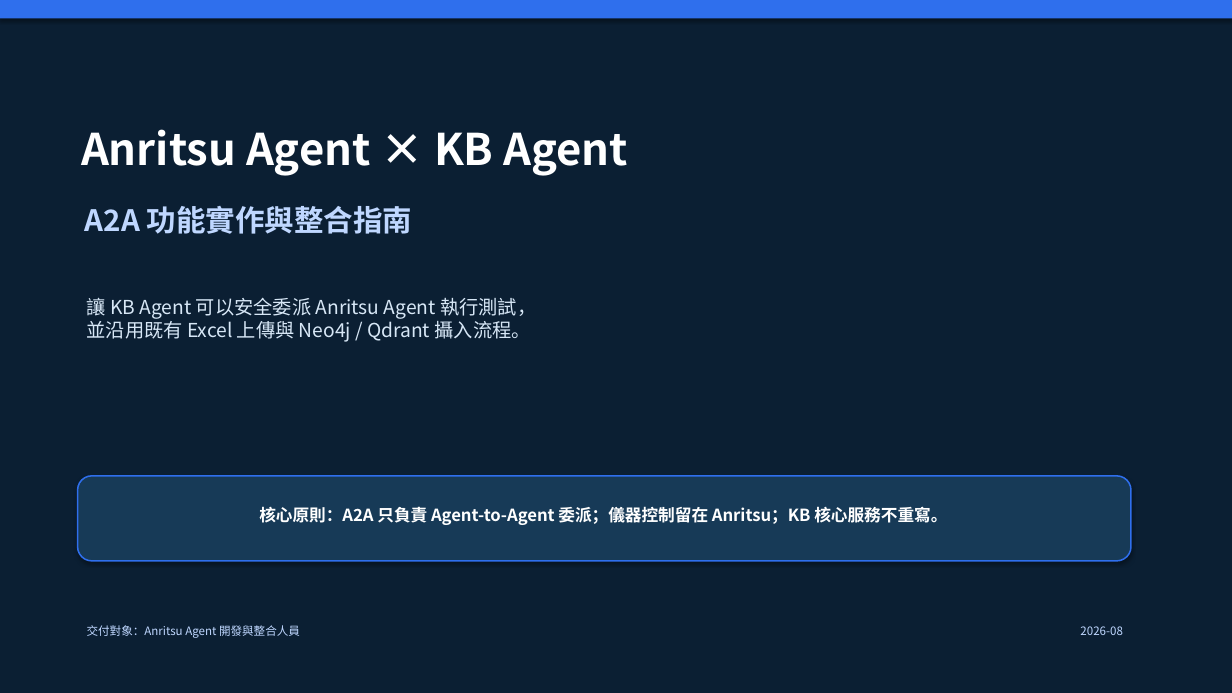
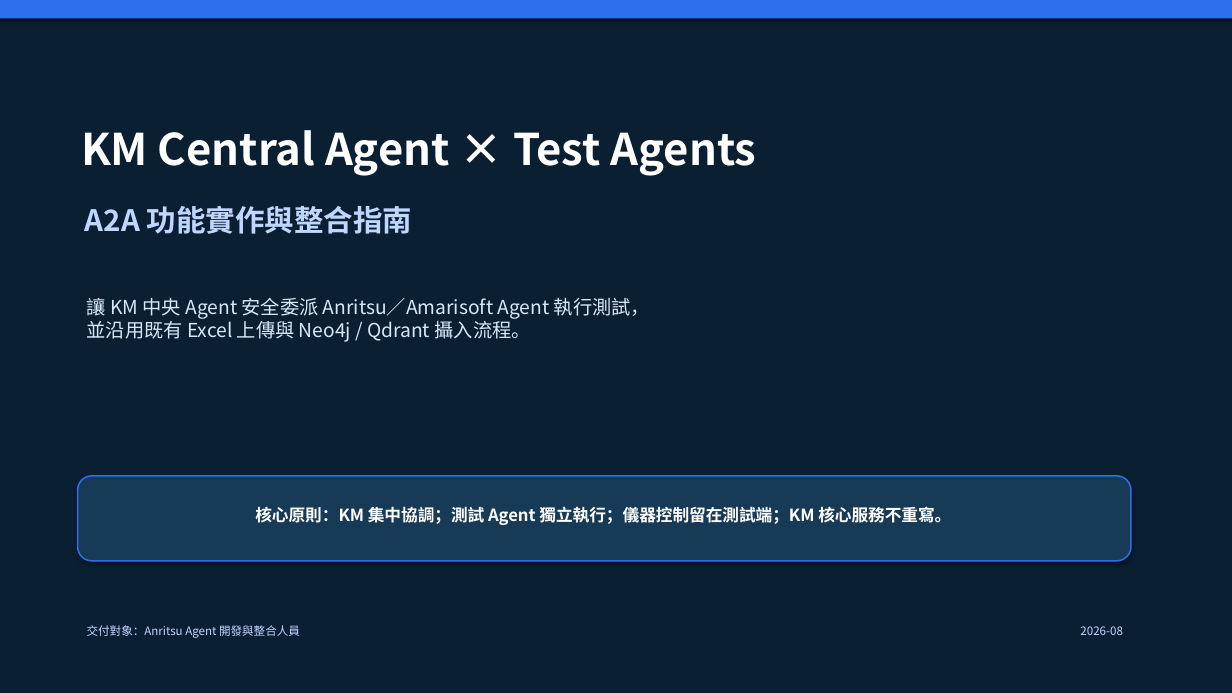
Before and after one commit to kyocarlos/knowledge-base-agent-source, a slide deck: slide 1 of ANRITSU_AGENT_A2A_IMPLEMENTATION_GUIDE.pptx. Drawn at 1232x693 pixels with LibreOffice and Linux fonts; fonts in the diff are those of the drawing. Boxes give left, top, right and bottom in pixels: in the first picture for what was removed or moved away, otherwise in the second. Text is boxed around its words. In the diff, an @@ line names an element or a change of style, - is before the commit and + after.

```diff
--- a/ANRITSU_AGENT_A2A_IMPLEMENTATION_GUIDE.pptx
+++ b/ANRITSU_AGENT_A2A_IMPLEMENTATION_GUIDE.pptx
@@ text at (81,130,757,176): text changed @@
-Anritsu Agent × KB Agent
+KM Central Agent × Test Agents
@@ text at (87,298,650,342): text changed @@
-讓 KB Agent 可以安全委派 Anritsu Agent 執行測試，
-並沿用既有 Excel 上傳與 Neo4j / Qdrant 攝入流程。
+讓 KM 中央 Agent 安全委派 Anritsu／Amarisoft Agent 執行測試，
+並沿用既有 Excel 上傳與 Neo4j / Qdrant 攝入流程。
@@ text at (255,506,951,525): text changed @@
-核心原則：A2A 只負責 Agent-to-Agent 委派；儀器控制留在 Anritsu；KB 核心服務不重寫。
+核心原則：KM 集中協調；測試 Agent 獨立執行；儀器控制留在測試端；KM 核心服務不重寫。
```
Also in this commit, not shown: 13 other slides changed, 17 other files.
